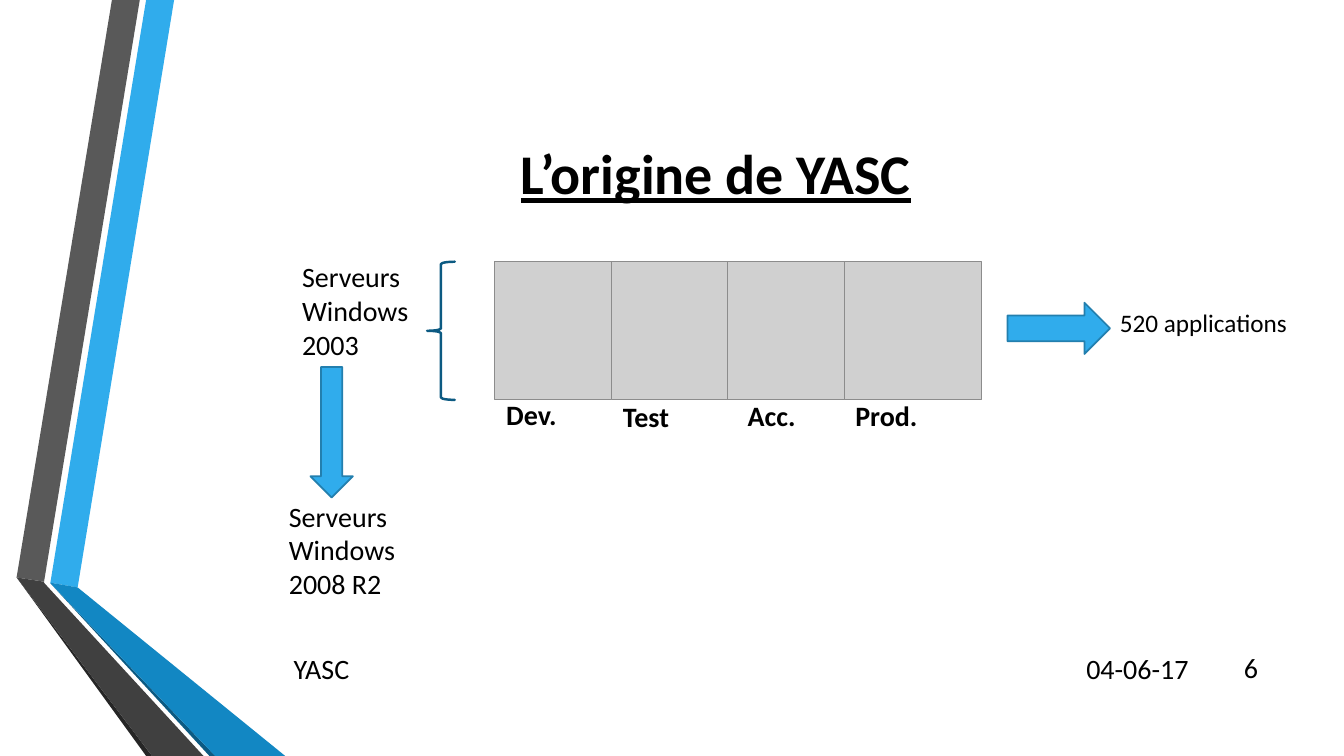
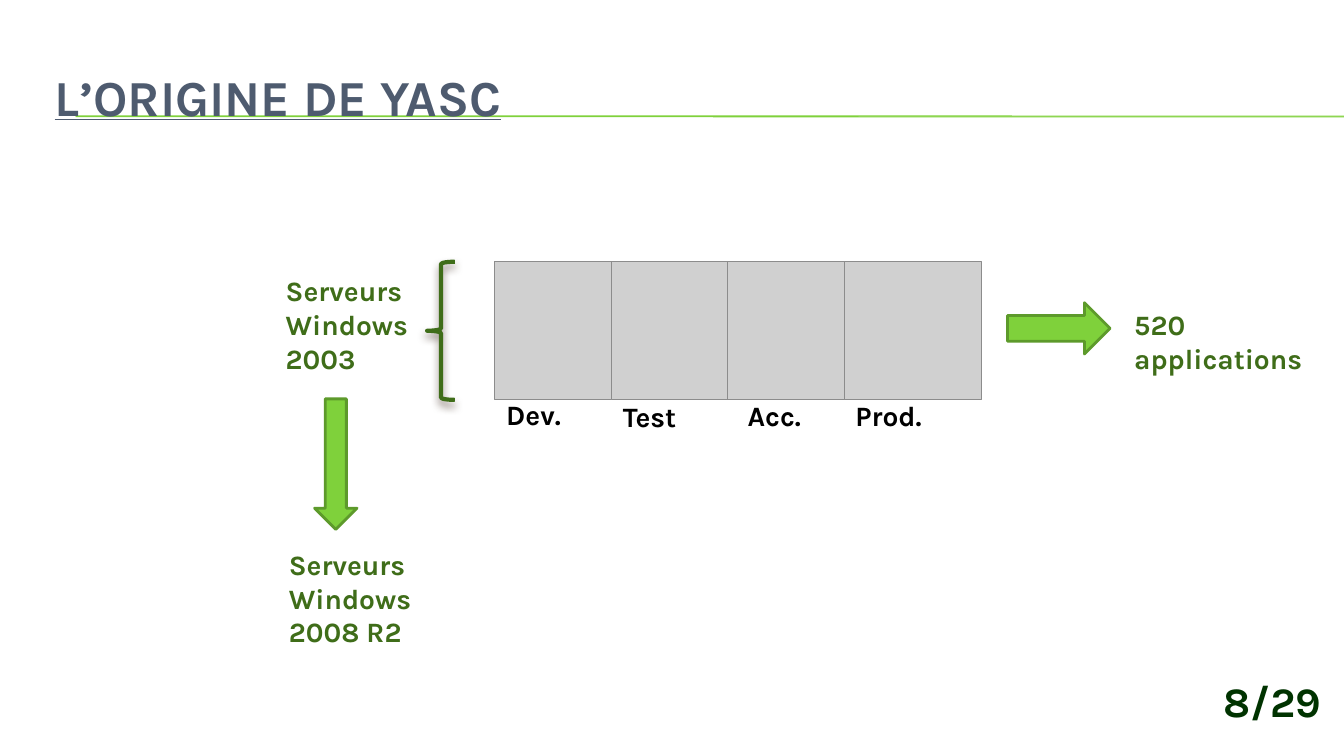
Before and after one commit to CerfontaineMathieu/TFE, a slide deck: slide 8 of Automatisation des déploiements d’applications et d’équipements réseaux via.pptx (slide 6 before the commit). Drawn at 1344x756 pixels with LibreOffice and Linux fonts; fonts in the diff are those of the drawing; grey boxes stand for pictures; background and template pictures are left out. Boxes give left, top, right and bottom in pixels: in the first picture for what was removed or moved away, otherwise in the second. Text is boxed around its words. In the diff, an @@ line names an element or a change of style, - is before the commit and + after.

```diff
--- a/Automatisation des déploiements d’applications et d’équipements réseaux via.pptx
+++ b/Automatisation des déploiements d’applications et d’équipements réseaux via.pptx
@@ title at [55, 82, 501, 120]: text changed; size 40 to 36 pt; font Calibri to Karla; text colour #000000 to #4E5B6F @@
-L’origine de YASC
+L’ORIGINE DE YASC
@@ line added from (76, 116) to (1344, 116), #7FD13B 0.75 pt @@
@@ line added from (76, 117) to (1344, 117), #7FD13B 0.75 pt @@
@@ text "Serveurs": place and size @@
-text "Serveurs" at [302, 269, 408, 356]
+text "Serveurs" at [286, 282, 408, 370]
@@ text "Serveurs" at [286, 282, 408, 370]: font Calibri to Karla, text colour #000000 to #3F6D19, bold on @@
@@ left brace at [427, 262, 455, 400]: outline #0C5A82 1.75 pt to #3F6D19 3 pt; shadow on @@
@@ right arrow at [1008, 302, 1111, 354]: fill #30ACEC to #7FD13B; outline #247FAF 1.25 pt to #5E9B2C 2 pt @@
@@ text "520 applications": place and size @@
-text "520 applications" at [1120, 314, 1287, 336]
+text "520 applications" at [1134, 316, 1302, 376]
@@ text "520 applications" at [1134, 316, 1302, 376]: size 18 to 20 pt, font Calibri to Karla, text colour #000000 to #3F6D19, bold on @@
@@ down arrow at [315, 399, 357, 529]: fill #30ACEC to #7FD13B; outline #247FAF 1.25 pt to #5E9B2C 2 pt @@
@@ down arrow: place and size @@
-down arrow at [311, 367, 353, 497]
+down arrow at [315, 399, 357, 529]
@@ font Calibri to Karla in 4 elements at [748, 407, 801, 427], [623, 408, 676, 428], [506, 406, 561, 426], [855, 406, 921, 427] @@
@@ text "Serveurs" at [289, 556, 411, 643]: font Calibri to Karla, text colour #000000 to #3F6D19, bold on @@
@@ text "Serveurs": place and size @@
-text "Serveurs" at [289, 508, 395, 595]
+text "Serveurs" at [289, 556, 411, 643]
@@ group removed at [16, 0, 285, 756]: 6 freeform shapes @@
@@ page number removed at [1244, 659, 1258, 679] @@
-6
@@ text removed at [294, 661, 350, 680] @@
-YASC
@@ text removed at [1086, 660, 1188, 680] @@
-04-06-17
@@ text added at [1223, 685, 1321, 721], 30 pt, text #003300, bold @@
+8/29
```
Also in this commit, not shown: 16 other slides changed, 12 slides added, 5 slides removed, 8 other files.
